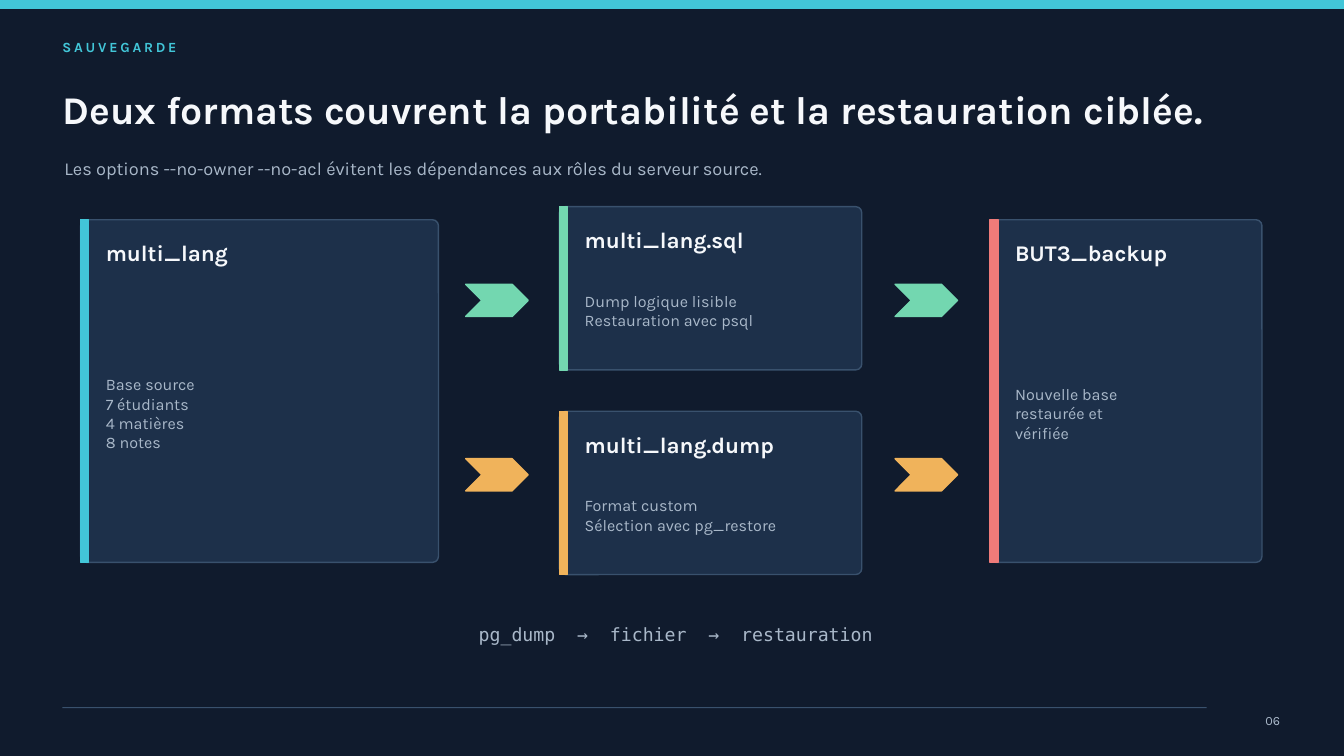
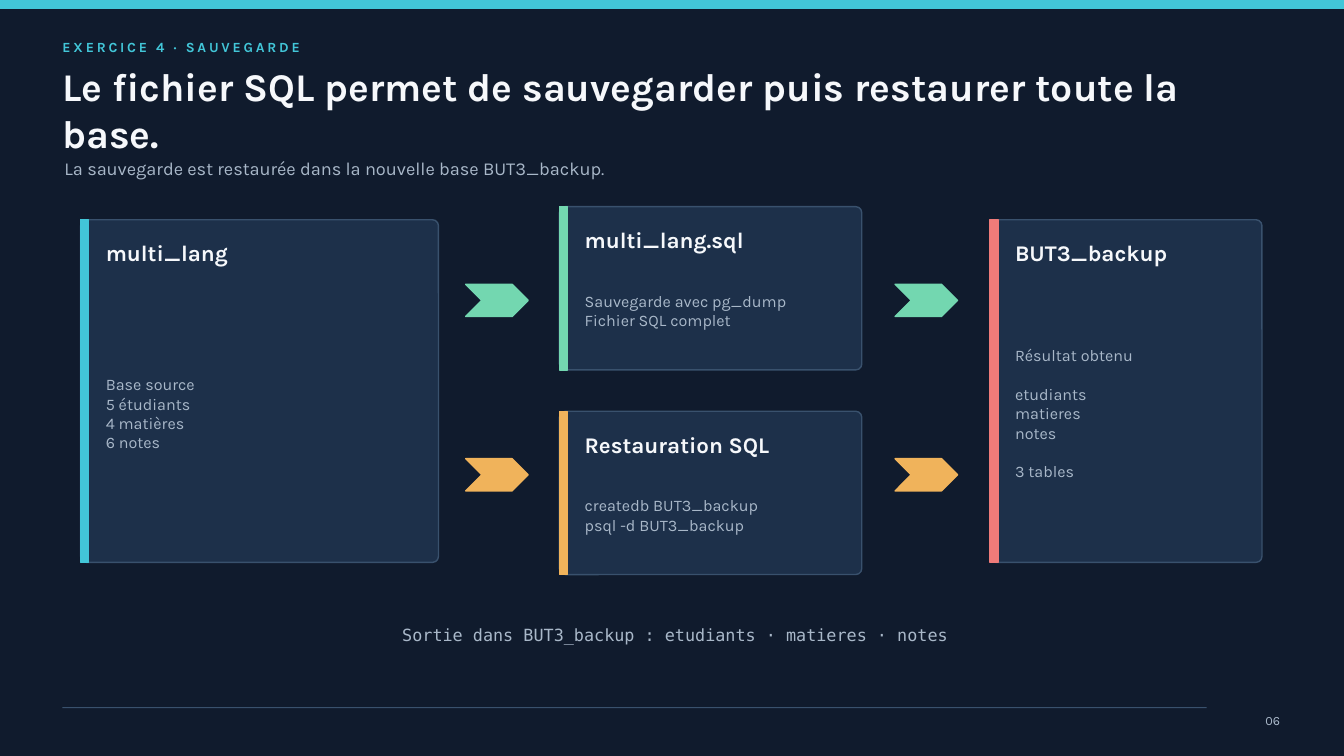
Before and after one commit to BornetFloryan/tp-postgresql, a slide deck: slide 6 of presentation/TP_PostgreSQL_Multilingue.pptx. Drawn at 1344x756 pixels with LibreOffice and Linux fonts; fonts in the diff are those of the drawing. Boxes give left, top, right and bottom in pixels: in the first picture for what was removed or moved away, otherwise in the second. Text is boxed around its words. In the diff, an @@ line names an element or a change of style, - is before the commit and + after.

```diff
--- a/presentation/TP_PostgreSQL_Multilingue.pptx
+++ b/presentation/TP_PostgreSQL_Multilingue.pptx
@@ text at [62, 43, 300, 52]: text changed @@
-SAUVEGARDE
+EXERCICE 4 · SAUVEGARDE
@@ text at [62, 73, 1179, 149]: text changed @@
-Deux formats couvrent la portabilité et la restauration ciblée.
+Le fichier SQL permet de sauvegarder puis restaurer toute la base.
@@ text at [64, 161, 604, 180]: text changed @@
-Les options --no-owner --no-acl évitent les dépendances aux rôles du serveur source.
+La sauvegarde est restaurée dans la nouvelle base BUT3_backup.
@@ text at [585, 296, 786, 330]: text changed @@
-Dump logique lisible
-Restauration avec psql
+Sauvegarde avec pg_dump
+Fichier SQL complet
@@ text at [1015, 349, 1133, 477]: text changed @@
-Nouvelle base
-restaurée et
-vérifiée
+Résultat obtenu
+etudiants
+matieres
+notes
+3 tables
@@ text at [106, 398, 191, 410]: text changed @@
-7 étudiants
+5 étudiants
@@ text at [106, 438, 160, 448]: text changed @@
-8 notes
+6 notes
@@ text at [585, 437, 770, 457]: text changed @@
-multi_lang.dump
+Restauration SQL
@@ text at [585, 500, 758, 535]: text changed @@
-Format custom
-Sélection avec pg_restore
+createdb BUT3_backup
+psql -d BUT3_backup
@@ text at [402, 628, 948, 645]: text changed; size 13 to 12 pt @@
-pg_dump → fichier → restauration
+Sortie dans BUT3_backup : etudiants · matieres · notes
```
Also in this commit, not shown: 7 other slides changed, 12 other files.
